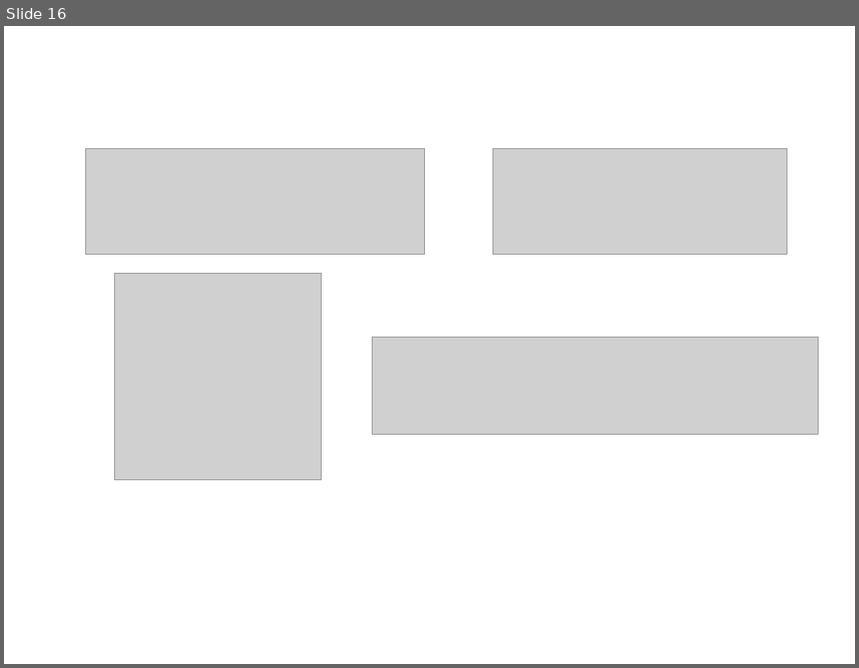
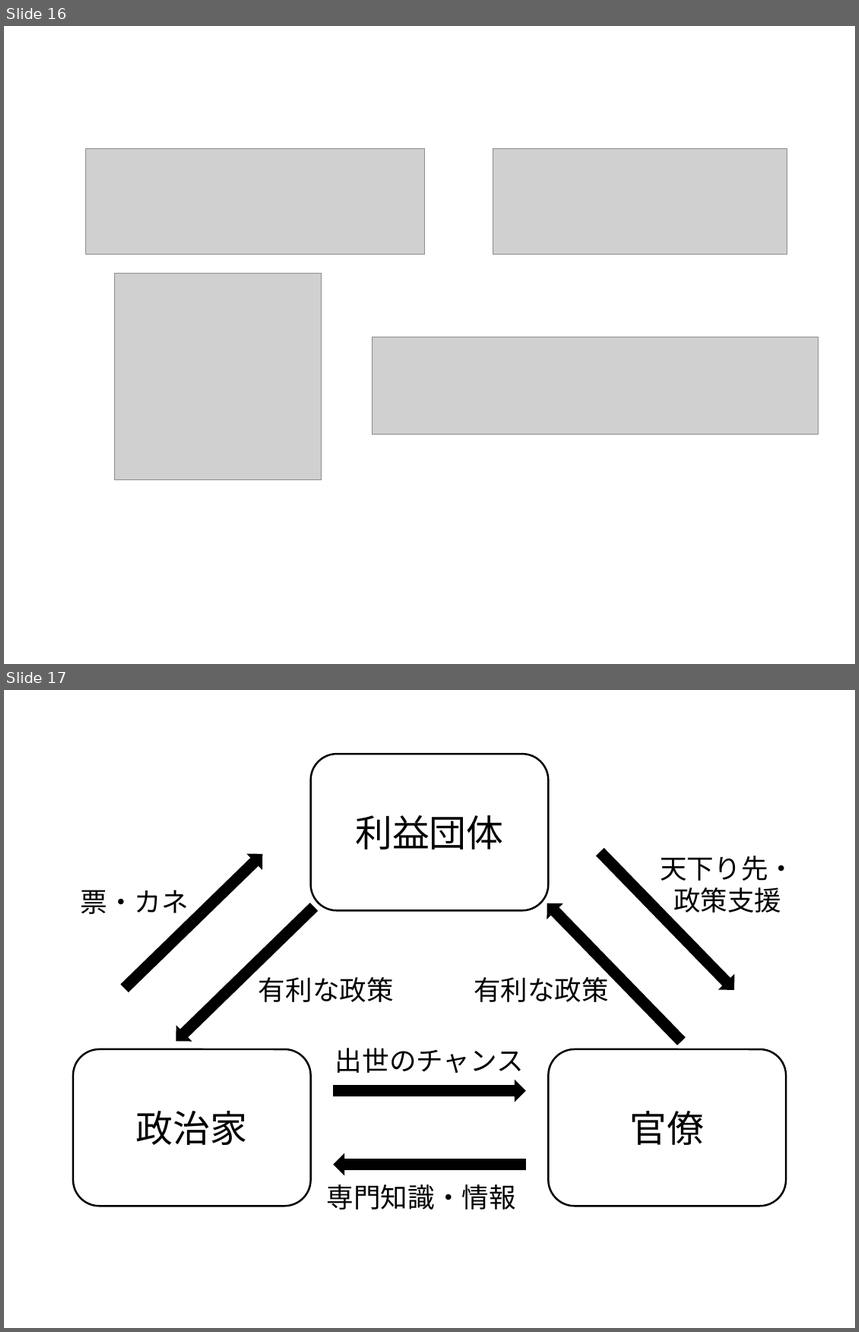
Before and after one commit to junpei-suzuki/PP-2026-Komazawa, a slide deck: figs/DIYfigures_pp.pptx. Shown one above the other, each under a label of ours: slide 16 before the commit, slides 16 and 17 after it. The pictures are 859x668 and 859x1332 pixels, drawn with LibreOffice and Linux fonts; fonts in the diff are those of the drawing; grey boxes stand for pictures. Boxes give left, top, right and bottom in pixels: in the first picture for what was removed or moved away, otherwise in the second. Text is boxed around its words. In the diff, an @@ line names an element or a change of style, - is before the commit and + after.

```diff
--- a/figs/DIYfigures_pp.pptx
+++ b/figs/DIYfigures_pp.pptx
@@ slide 17 added at box(4, 690, 855, 1328), background #FFFFFF @@
@@ group added at box(73, 754, 795, 1210): 9 texts, 6 down arrows, 3 rounded rectangles @@
+利益団体
+政治家
+官僚
+票・カネ
+有利な政策
+有利な政策
+天下り先・
+政策支援
+専門知識・情報
+出世のチャンス
```
Also in this commit, not shown: 8 other files.
